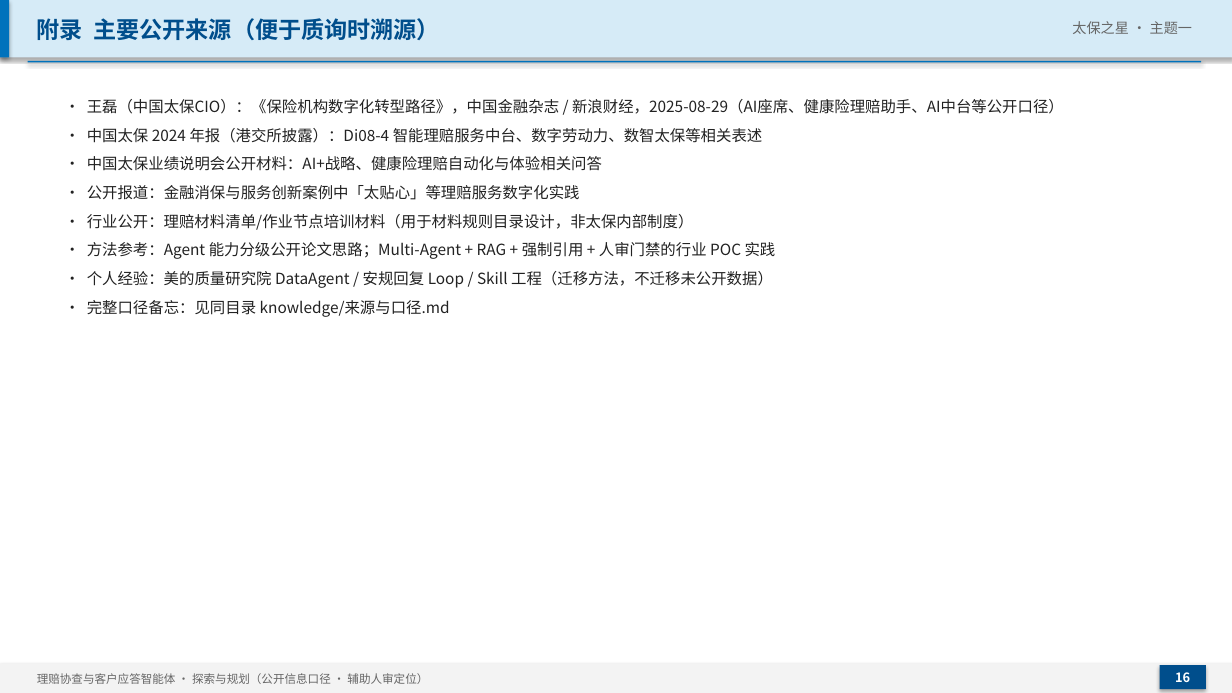
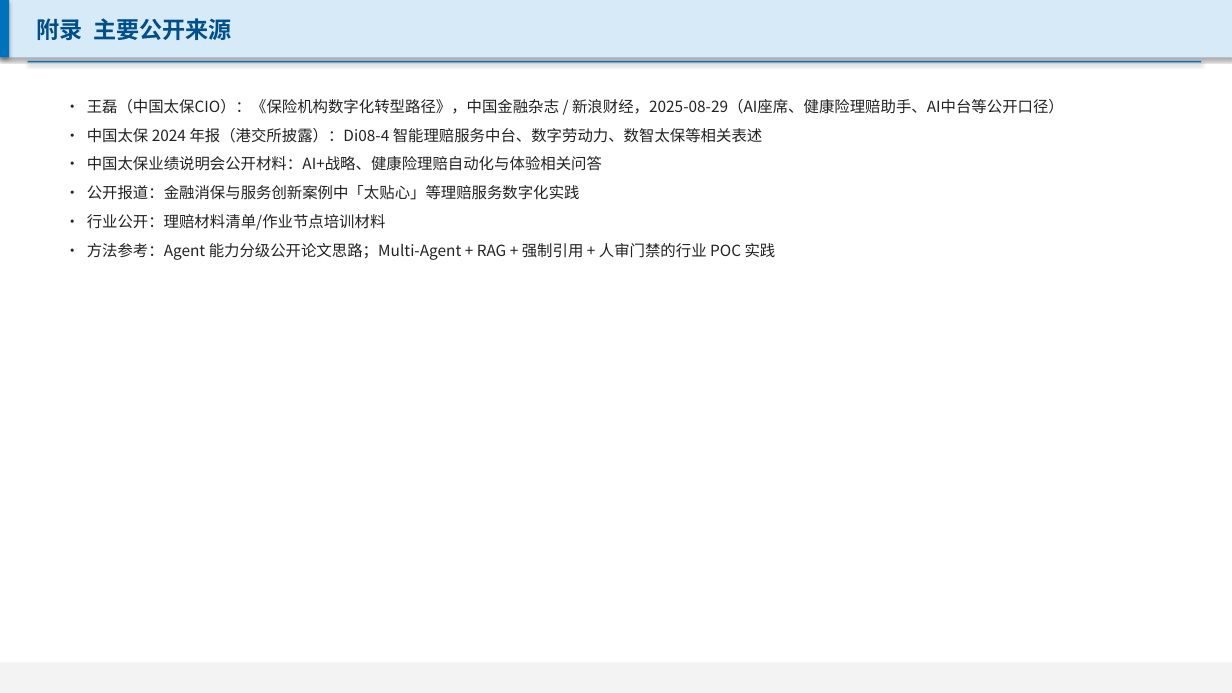
Before and after one commit to Haoooaa/planning-sourcing-system, a slide deck: slide 15 of claims-assist/deck.pptx (slide 16 before the commit). Drawn at 1232x693 pixels with LibreOffice and Linux fonts; fonts in the diff are those of the drawing. Boxes give left, top, right and bottom in pixels: in the first picture for what was removed or moved away, otherwise in the second. Text is boxed around its words. In the diff, an @@ line names an element or a change of style, - is before the commit and + after.

```diff
--- a/claims-assist/deck.pptx
+++ b/claims-assist/deck.pptx
@@ text at (37,18,232,40): text changed @@
-附录 主要公开来源（便于质询时溯源）
+附录 主要公开来源
@@ text removed at (1072,21,1192,34) @@
-太保之星 · 主题一
@@ text at (87,214,386,230): text changed @@
-• 行业公开：理赔材料清单/作业节点培训材料（用于材料规则目录设计，非太保内部制度）
+• 行业公开：理赔材料清单/作业节点培训材料
@@ text at (87,271,773,317): paragraphs removed @@
-• 个人经验：美的质量研究院 DataAgent / 安规回复 Loop / Skill 工程（迁移方法，不迁移未公开数据）
-• 完整口径备忘：见同目录 knowledge/来源与口径.md
@@ text removed at (37,673,428,684) @@
-理赔协查与客户应答智能体 · 探索与规划（公开信息口径 · 辅助人审定位）
@@ rectangle removed at (1160,665,1206,689) @@
@@ text removed at (1175,672,1190,682) @@
-16
```
Also in this commit, not shown: 11 other slides changed, 3 slides added, 5 slides removed, 1 other file.
